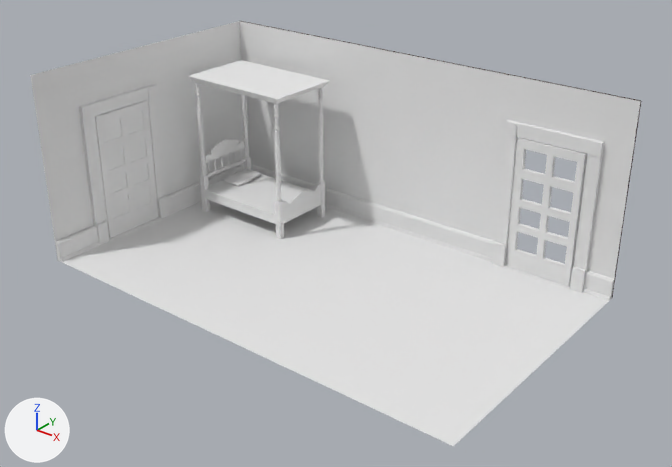
What one commit did to the Blender file Assets/models/floor_2/bedroom_n_center/bedroom_n_center.blend.
One viewpoint serves both versions: a 50 mm lens placed at (23.78, -28.88, 20.39), pointed at (0.92, -0.31, 2.67). Every picture has the same lights, and +X, +Y and +Z are marked at lower left.

In view in the first picture: 'base', 'bedposts', 'canopy', 'door_balcony', 'door_main', 'doorway_south', 'doorway_south.001', 'floor', 'floorboard_e.001', 'floorboard_e.003', 'legs', 'pollow', 'wall_s', 'wall_w.001'.
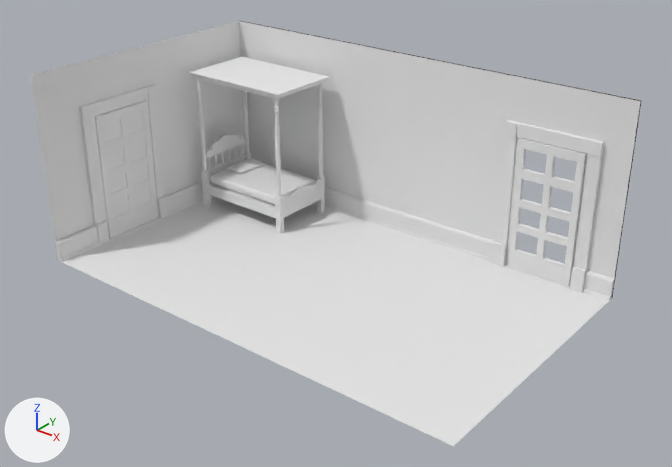
ob_bed is not drawn itself; it is the parent of ob_headboadr_poles, ob_mattress, ob_pollow, ob_footboard_curve, ob_headboard_roof, ob_headboard_curve, ob_headboard_base, ob_base.

Patch to the scene script:
```diff
--- a/Assets/models/floor_2/bedroom_n_center/bedroom_n_center.blend.py
+++ b/Assets/models/floor_2/bedroom_n_center/bedroom_n_center.blend.py
@@ me_cube_031 @@
+me_cube_031.from_pydata(...)  # 32 vertices, 30 faces; spans x -1.0..1.0, y -1.0..1.0, z -1.0..1.0
@@ ob_pollow @@
 ob_pollow = bpy.data.objects.new('pollow', me_cube_030)
-ob_pollow.location = (-8.939, 4.036, 1.38)
-ob_pollow.rotation_euler = (0.0524, 0.0, 0.0)  # degrees (3, 0, 0)
+ob_pollow.location = (-8.58, 3.933, 1.88)
+ob_pollow.rotation_euler = (0.0, 0.0, -0.0623)  # degrees (0, 0, -3.6)
 ob_pollow.scale = (0.561, 0.905, 0.0674)
@@ ob_legs @@
 ob_legs = bpy.data.objects.new('legs', me_cube_018)
+ob_legs.parent = ob_bed
+ob_legs.matrix_parent_inverse = Matrix(((1.0, 0.0, 0.0, 7.0), (0.0, 1.0, 0.0, -3.5), (0.0, 0.0, 1.0, -1.0), (0.0, 0.0, 0.0, 1.0)))
 ob_legs.location = (-7.0, 3.5, 1.0)
@@ ob_base @@
 ob_base = bpy.data.objects.new('base', me_cube_017)
+ob_base.parent = ob_bed
+ob_base.matrix_parent_inverse = Matrix(((1.0, 0.0, 0.0, 7.0), (0.0, 1.0, 0.0, -3.5), (0.0, 0.0, 1.0, -1.0), (0.0, 0.0, 0.0, 1.0)))
 ob_base.location = (-7.0, 3.5, 1.0)
@@ ob_canopy @@
 ob_canopy = bpy.data.objects.new('canopy', me_cube_019)
+ob_canopy.parent = ob_bed
+ob_canopy.matrix_parent_inverse = Matrix(((1.0, 0.0, 0.0, 7.0), (0.0, 1.0, 0.0, -3.5), (0.0, 0.0, 1.0, -1.0), (0.0, 0.0, 0.0, 1.0)))
 ob_canopy.location = (-7.0, 3.5, 7.138)
@@ ob_bedposts @@
 ob_bedposts = bpy.data.objects.new('bedposts', me_cylinder)
+ob_bedposts.parent = ob_bed
+ob_bedposts.matrix_parent_inverse = Matrix(((1.0, 0.0, 0.0, 7.0), (0.0, 1.0, 0.0, -3.5), (0.0, 0.0, 1.0, -1.0), (0.0, 0.0, 0.0, 1.0)))
 ob_bedposts.location = (-7.0, 3.5, 4.5)
@@ ob_bed @@
 ob_bed = bpy.data.objects.new('bed', None)
-ob_bed.location = (-7.0, 3.5, 1.0)
+ob_bed.location = (-7.447, 4.011, 1.0)
@@ ob_mattress @@
+ob_mattress = bpy.data.objects.new('mattress', me_cube_031)
+ob_mattress.parent = ob_bed
+ob_mattress.matrix_parent_inverse = Matrix(((1.0, 0.0, 0.0, 7.0), (0.0, 1.0, 0.0, -3.5), (0.0, 0.0, 1.0, -1.0), (0.0, 0.0, 0.0, 1.0)))
+ob_mattress.location = (-7.0, 3.5, 1.549)
+ob_mattress.scale = (2.38, 1.59, 0.258)
+_m = ob_mattress.modifiers.new('Subsurf', 'SUBSURF')
+_m.levels = 2
```

Where the change shows, as pixel boxes (x1, y1, x2, y2) in the pictures (672 x 467 px):
'canopy', moved
    before: (188, 60, 330, 104)
    after: (189, 57, 329, 99)
'base', moved
    before: (205, 174, 321, 224)
    after: (206, 181, 321, 218)
'mattress', added
    after: (210, 164, 316, 205)
'bedposts', moved
    before: (196, 83, 323, 202)
    after: (197, 79, 323, 196)
'legs', moved
    before: (200, 157, 325, 239)
    after: (201, 153, 325, 233)
'footboard_curve', moved
    before: (283, 185, 321, 215)
    after: (283, 179, 321, 209)
'pollow', moved, turned
    before: (224, 169, 261, 186)
    after: (228, 159, 265, 173)
'headboard_curve', moved
    before: (205, 140, 245, 163)
    after: (206, 136, 246, 158)
'headboard_base', moved
    before: (206, 159, 246, 177)
    after: (207, 154, 246, 172)
'headboard_roof', moved
    before: (210, 139, 238, 151)
    after: (211, 135, 239, 146)
'headboadr_poles', moved
    before: (208, 149, 242, 174)
    after: (209, 145, 243, 169)
